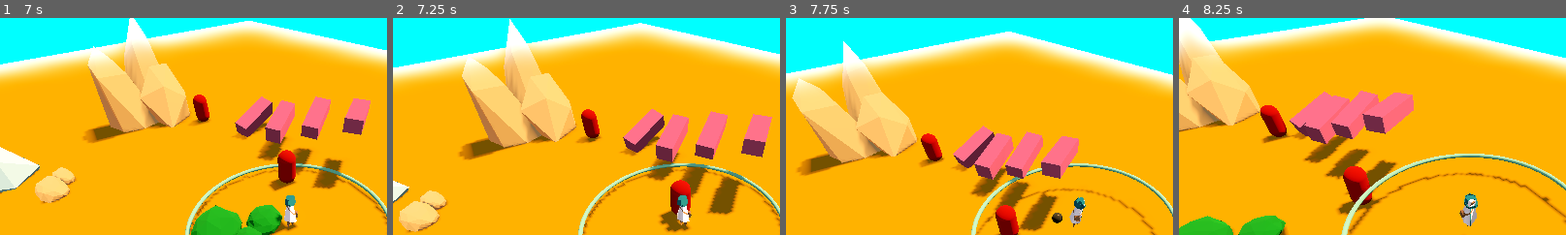
Above: before the commit, frames 1-4 (left to right).
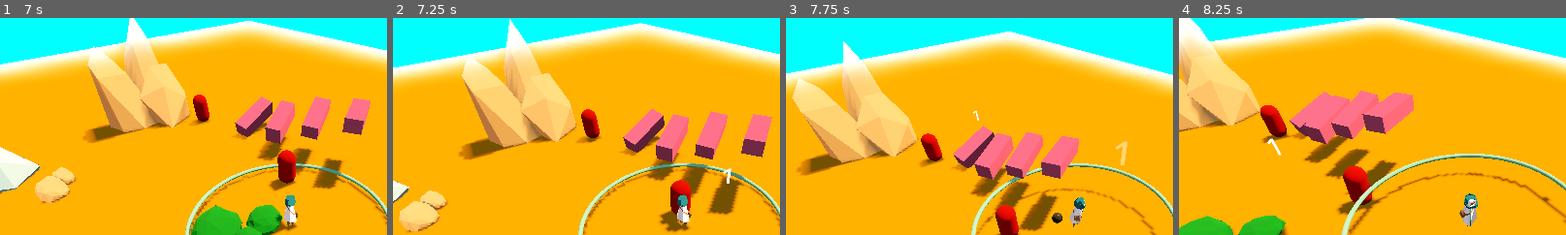
Above: after the commit, the same moments.

Repository: DeepRestGames/EcoDungeon
Game: Godot game, scene res://scenes/PrototypeScene_Weapons_01.tscn
Two runs of this game, one before a commit and one after it. Both use one fixed random seed, a clock stepped at 60 frames per second and the inputs below. A sky picture missing from this copy of the repository is replaced by a grey-blue gradient.
Inputs (mouse positions are % of the whole screen's width and height, from its top left):
- Up to frame 1 (7 s): tap Enter at 0.5 s; move the mouse to (72, 45) at 0.52 s; hold D (move_right) 0.53-1.28 s; tap Space (spacebar) at 0.6, 2.85, 5.1 s; move the mouse to (30, 55) at 1.27 s; hold S (move_down) 1.28-2.03 s; tap Mouse wheel up (zoom_in) at 1.35, 5.85 s; move the mouse to (60, 28) at 2.02 s; hold D (move_right) 2.03-2.78 s; hold Mouse wheel down (zoom_out) 2.03-2.78 s; move the mouse to (45, 70) at 2.77 s; hold W (move_up) 2.78-3.53 s; move the mouse to (80, 65) at 3.52 s; hold Mouse wheel up (zoom_in) 3.53-4.28 s; hold A (move_left) 3.53-5.03 s; move the mouse to (20, 35) at 4.27 s; tap Mouse wheel down (zoom_out) at 4.35 s; move the mouse to (55, 50) at 5.02 s; hold S (move_down) 5.03-5.78 s; move the mouse to (35, 25) at 5.77 s; hold D (move_right) 5.78-6.53 s; move the mouse to (72, 45) at 6.52 s; hold W (move_up) from 6.53 s (still down); hold Mouse wheel down (zoom_out) from 6.53 s (still down)
- Up to frame 2 (7.25 s): keep holding W (move_up); keep holding Mouse wheel down (zoom_out)
- Up to frame 3 (7.75 s): move the mouse to (30, 55) at 7.27 s; release W (move_up) at 7.28 s; release Mouse wheel down (zoom_out) at 7.28 s; hold D (move_right) from 7.28 s (still down); tap Space (spacebar) at 7.35 s
- Up to frame 4 (8.25 s): move the mouse to (60, 28) at 8.02 s; release D (move_right) at 8.03 s; hold S (move_down) from 8.03 s (still down); hold Mouse wheel up (zoom_in) from 8.03 s (still down)
The pictures show only the part of the screen within x 13-62%, y 2-52%; the shares and areas given below are measured in that part.

Frame 1 is identical in both runs. In frame 2, less than 0.1% of the frame differs, in the area x 85-88%, y 69-77%; in frame 3, 0.2%, in the area x 48-89%, y 42-68%; in frame 4, less than 0.1%.

Commit message:
Base floating damage

Diff:
--- /dev/null
+++ b/scenes/weapons/DamageNumber3D.tscn
@@ -0,0 +1,111 @@
+[gd_scene load_steps=5 format=3 uid="uid://3prjgc5b1hgj"]
+
+[ext_resource type="Script" path="res://scripts/weapons/DamageNumber3D.gd" id="1_wbxby"]
+
+[sub_resource type="Animation" id="Animation_e6mon"]
+resource_name = "Rise and Fade"
+tracks/0/type = "bezier"
+tracks/0/imported = false
+tracks/0/enabled = true
+tracks/0/path = NodePath("AnimationPlayer/LabelContainer/Label3D:modulate:a")
+tracks/0/interp = 1
+tracks/0/loop_wrap = true
+tracks/0/keys = {
+"handle_modes": PackedInt32Array(0, 0, 0, 0),
+"points": PackedFloat32Array(0, -0.25, 0, 0.25, 0, 1, -0.25, 0, 0.25, 0, 1, -0.25, 0, 0.25, 0, 0, -0.25, 0, 0.25, 0),
+"times": PackedFloat32Array(0, 0.15, 0.4, 1)
+}
+tracks/1/type = "bezier"
+tracks/1/imported = false
+tracks/1/enabled = true
+tracks/1/path = NodePath("AnimationPlayer/LabelContainer/Label3D:scale:x")
+tracks/1/interp = 1
+tracks/1/loop_wrap = true
+tracks/1/keys = {
+"handle_modes": PackedInt32Array(0, 0, 0),
+"points": PackedFloat32Array(1, -0.25, 0, 0.25, 0, 1.5, -0.25, 0, 0.25, 0, 1, -0.25, 0, 0.25, 0),
+"times": PackedFloat32Array(0, 0.2, 0.5)
+}
+tracks/2/type = "bezier"
+tracks/2/imported = false
+tracks/2/enabled = true
+tracks/2/path = NodePath("AnimationPlayer/LabelContainer/Label3D:scale:y")
+tracks/2/interp = 1
+tracks/2/loop_wrap = true
+tracks/2/keys = {
+"handle_modes": PackedInt32Array(0, 0, 0),
+"points": PackedFloat32Array(1, -0.25, 0, 0.25, 0, 1.5, -0.25, 0, 0.25, 0, 1, -0.25, 0, 0.25, 0),
+"times": PackedFloat32Array(0, 0.2, 0.5)
+}
+tracks/3/type = "method"
+tracks/3/imported = false
+tracks/3/enabled = false
+tracks/3/path = NodePath(".")
+tracks/3/interp = 1
+tracks/3/loop_wrap = true
+tracks/3/keys = {
+"times": PackedFloat32Array(1),
+"transitions": PackedFloat32Array(1),
+"values": [{
+"args": [],
+"method": &"remove"
+}]
+}
+
+[sub_resource type="Animation" id="Animation_vs5lf"]
+length = 0.001
+tracks/0/type = "bezier"
+tracks/0/imported = false
+tracks/0/enabled = true
+tracks/0/path = NodePath("AnimationPlayer/LabelContainer/Label3D:modulate:a")
+tracks/0/interp = 1
+tracks/0/loop_wrap = true
+tracks/0/keys = {
+"handle_modes": PackedInt32Array(0),
+"points": PackedFloat32Array(1, -0.25, 0, 0.25, 0),
+"times": PackedFloat32Array(0)
+}
+tracks/1/type = "bezier"
+tracks/1/imported = false
+tracks/1/enabled = true
+tracks/1/path = NodePath("AnimationPlayer/LabelContainer/Label3D:scale:x")
+tracks/1/interp = 1
+tracks/1/loop_wrap = true
+tracks/1/keys = {
+"handle_modes": PackedInt32Array(0),
+"points": PackedFloat32Array(1, -0.25, 0, 0.25, 0),
+"times": PackedFloat32Array(0)
+}
+tracks/2/type = "bezier"
+tracks/2/imported = false
+tracks/2/enabled = true
+tracks/2/path = NodePath("AnimationPlayer/LabelContainer/Label3D:scale:y")
+tracks/2/interp = 1
+tracks/2/loop_wrap = true
+tracks/2/keys = {
+"handle_modes": PackedInt32Array(0),
+"points": PackedFloat32Array(1, -0.25, 0, 0.25, 0),
+"times": PackedFloat32Array(0)
+}
+
+[sub_resource type="AnimationLibrary" id="AnimationLibrary_w11rg"]
+_data = {
+"RESET": SubResource("Animation_vs5lf"),
+"Rise and Fade": SubResource("Animation_e6mon")
+}
+
+[node name="DamageNumber3D" type="Node3D"]
+script = ExtResource("1_wbxby")
+
+[node name="AnimationPlayer" type="AnimationPlayer" parent="."]
+libraries = {
+"": SubResource("AnimationLibrary_w11rg")
+}
+
+[node name="LabelContainer" type="Node3D" parent="AnimationPlayer"]
+transform = Transform3D(1, 0, 0, 0, 1, 0, 0, 0, 1, 0, 0.260322, 0)
+
+[node name="Label3D" type="Label3D" parent="AnimationPlayer/LabelContainer"]
+outline_modulate = Color(0, 0, 0, 0)
+text = "123"
+font_size = 128
--- a/scripts/Projectile.gd
+++ b/scripts/Projectile.gd
@@ -38,8 +38,8 @@
 				look_at(enemy_to_follow.global_position, Vector3.UP)
 
 func deal_damage(collider: EnemyBase):
-	var damage_value = current_damage
-	collider.take_damage(damage_value)
+	collider.take_damage(current_damage)
+
 
 func destroy():
 	queue_free()
--- a/scripts/enemy/EnemyBase.gd
+++ b/scripts/enemy/EnemyBase.gd
@@ -11,6 +11,7 @@
 @onready var player: Player = $"../../Player"
 @export var SPEED: float = 3.0
 
+@onready var damage_number_3d_template = preload("res://scenes/weapons/DamageNumber3D.tscn")
 # Combat variables
 @export var max_hp: int = 5
 var current_hp: int = max_hp:
@@ -36,10 +37,18 @@
 
 func take_damage(damage: int):
 	current_hp -= damage
+	show_damage(damage)
 
 	if current_hp <= 0:
 		_death()
 
+func show_damage(damage: float):
+	var damage_floating_label = damage_number_3d_template.instantiate()
+	var pos = global_position
+	var height = 10
+	var spread = 10
+	add_child(damage_floating_label, true)
+	damage_floating_label.set_values_and_animate(str(damage), pos, height, spread)
 
 func _death():
 	queue_free()
--- /dev/null
+++ b/scripts/weapons/DamageNumber3D.gd
@@ -0,0 +1,23 @@
+class_name DamageNumber3D
+extends Node3D
+
+@onready var label_3d = $AnimationPlayer/LabelContainer/Label3D
+@onready var label_container = $AnimationPlayer/LabelContainer
+@onready var animation_player = $AnimationPlayer
+
+
+func set_values_and_animate(value: String, start_pos: Vector3, height: float, spread: float) -> void:
+	label_3d.text = value
+	animation_player.play("Rise and Fade")
+	global_position = start_pos # TODO??
+
+	var tween = get_tree().create_tween()
+	var end_pos = Vector3(randf_range(-spread, spread), height, randf_range(-spread, spread)) + start_pos
+	var tween_length = animation_player.get_animation("Rise and Fade").length
+
+	tween.tween_property(label_container, "global_position", end_pos, tween_length).from(start_pos)
+
+func remove() -> void:
+	animation_player.stop()
+	if is_inside_tree():
+		get_parent().remove_child(self)
